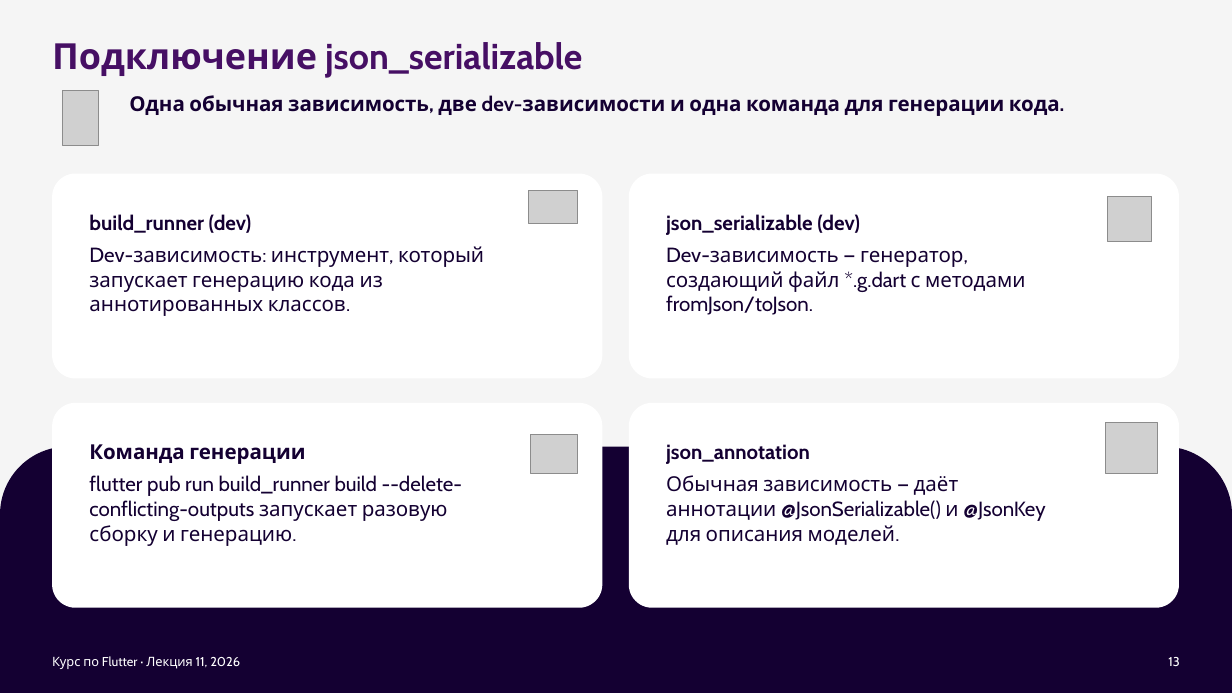
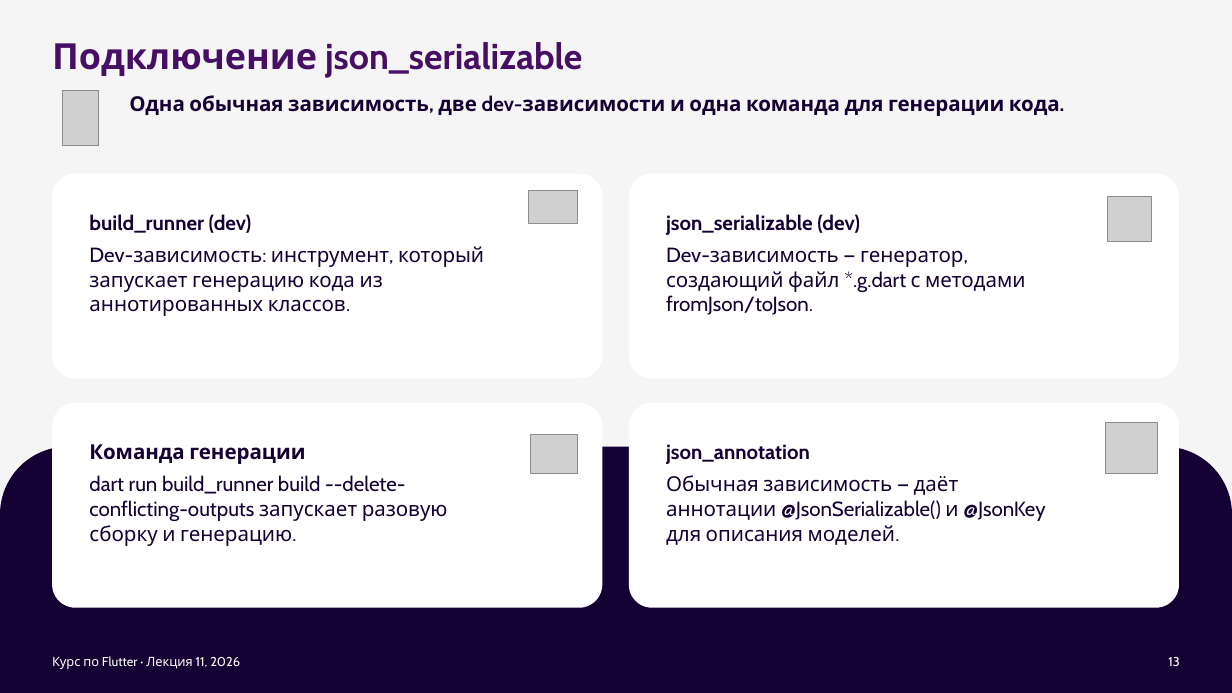
Before and after one commit to xander9112/university_flutter_course, a slide deck: slide 13 of Лекция 11 - Работа с HTTP (отправка запросов)/Лекция 11 - Работа с HTTP (отправка запросов).pptx. Drawn at 1232x693 pixels with LibreOffice and Linux fonts; fonts in the diff are those of the drawing; grey boxes stand for pictures; background and template pictures are left out. Boxes give left, top, right and bottom in pixels: in the first picture for what was removed or moved away, otherwise in the second. Text is boxed around its words. In the diff, an @@ line names an element or a change of style, - is before the commit and + after.

```diff
--- a/Лекция 11 - Работа с HTTP (отправка запросов)/Лекция 11 - Работа с HTTP (отправка запросов).pptx
+++ b/Лекция 11 - Работа с HTTP (отправка запросов)/Лекция 11 - Работа с HTTP (отправка запросов).pptx
@@ text at (x1=89, y1=475, x2=448, y2=546): text changed @@
-flutter pub run build_runner build --delete-conflicting-outputs запускает разовую сборку и генерацию.
+dart run build_runner build --delete-conflicting-outputs запускает разовую сборку и генерацию.
```
Also in this commit, not shown: 1 other slide changed, 16 other files.
